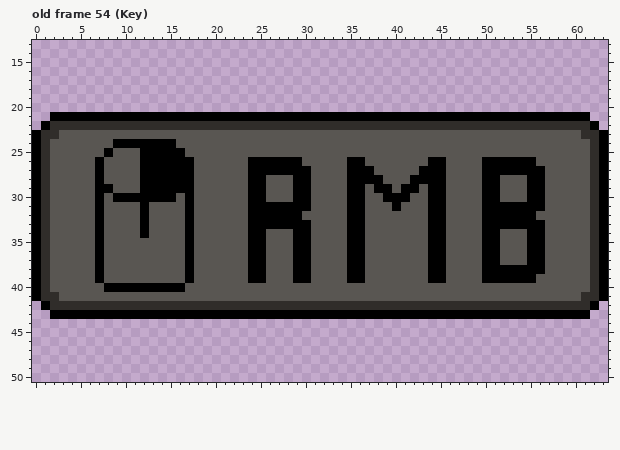
File history of a pixel-art file, 2D Asset.aseprite. Above is the file before it was changed.
64x64 pixels, 64 frames. Pixels under 10% opacity are left out. Colours within 5 levels of each other are drawn and written as one. Shown: old frame 54 (Key): x 0..63, y 13..50. The commit also changed other frames, which this record leaves out.
The same view after the edit:
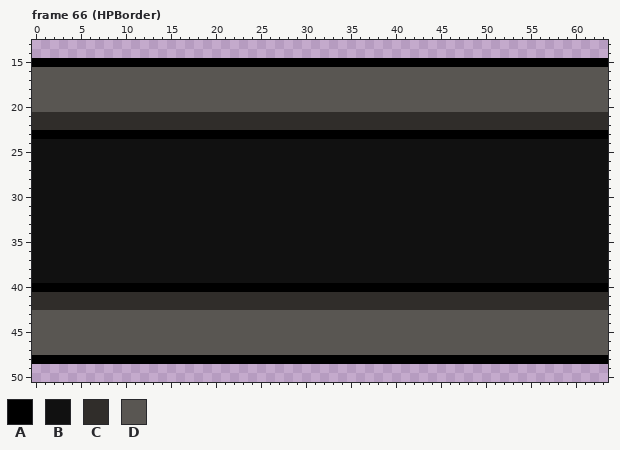
Palette (. is transparent): A #000000  B #111111  C #302d2a  D #595652
A new or re-ordered frame is compared with the old frame closest to it.
What changed:
frames 64 -> 72
layer "HPUI" added
Changed rows in their new state; - is an unchanged pixel.
Frame 66 (HPBorder) is new; against old frame 54 (Key), layer "HPUI":
first column x 0:
15 AAAAAAAAAAAAAAAAAAAAAAAAAAAAAAAAAAAAAAAAAAAAAAAAAAAAAAAAAAAAAAAA
16 DDDDDDDDDDDDDDDDDDDDDDDDDDDDDDDDDDDDDDDDDDDDDDDDDDDDDDDDDDDDDDDD
17 DDDDDDDDDDDDDDDDDDDDDDDDDDDDDDDDDDDDDDDDDDDDDDDDDDDDDDDDDDDDDDDD
18 DDDDDDDDDDDDDDDDDDDDDDDDDDDDDDDDDDDDDDDDDDDDDDDDDDDDDDDDDDDDDDDD
19 DDDDDDDDDDDDDDDDDDDDDDDDDDDDDDDDDDDDDDDDDDDDDDDDDDDDDDDDDDDDDDDD
20 DDDDDDDDDDDDDDDDDDDDDDDDDDDDDDDDDDDDDDDDDDDDDDDDDDDDDDDDDDDDDDDD
21 CCCCCCCCCCCCCCCCCCCCCCCCCCCCCCCCCCCCCCCCCCCCCCCCCCCCCCCCCCCCCCCC
22 CC------------------------------------------------------------CC
23 -AAAAAAAAAAAAAAAAAAAAAAAAAAAAAAAAAAAAAAAAAAAAAAAAAAAAAAAAAAAAAA-
24 BBBBBBBBBBBBBBBBBBBBBBBBBBBBBBBBBBBBBBBBBBBBBBBBBBBBBBBBBBBBBBBB
25 BBBBBBBBBBBBBBBBBBBBBBBBBBBBBBBBBBBBBBBBBBBBBBBBBBBBBBBBBBBBBBBB
26 BBBBBBBBBBBBBBBBBBBBBBBBBBBBBBBBBBBBBBBBBBBBBBBBBBBBBBBBBBBBBBBB
27 BBBBBBBBBBBBBBBBBBBBBBBBBBBBBBBBBBBBBBBBBBBBBBBBBBBBBBBBBBBBBBBB
28 BBBBBBBBBBBBBBBBBBBBBBBBBBBBBBBBBBBBBBBBBBBBBBBBBBBBBBBBBBBBBBBB
29 BBBBBBBBBBBBBBBBBBBBBBBBBBBBBBBBBBBBBBBBBBBBBBBBBBBBBBBBBBBBBBBB
30 BBBBBBBBBBBBBBBBBBBBBBBBBBBBBBBBBBBBBBBBBBBBBBBBBBBBBBBBBBBBBBBB
31 BBBBBBBBBBBBBBBBBBBBBBBBBBBBBBBBBBBBBBBBBBBBBBBBBBBBBBBBBBBBBBBB
32 BBBBBBBBBBBBBBBBBBBBBBBBBBBBBBBBBBBBBBBBBBBBBBBBBBBBBBBBBBBBBBBB
33 BBBBBBBBBBBBBBBBBBBBBBBBBBBBBBBBBBBBBBBBBBBBBBBBBBBBBBBBBBBBBBBB
34 BBBBBBBBBBBBBBBBBBBBBBBBBBBBBBBBBBBBBBBBBBBBBBBBBBBBBBBBBBBBBBBB
35 BBBBBBBBBBBBBBBBBBBBBBBBBBBBBBBBBBBBBBBBBBBBBBBBBBBBBBBBBBBBBBBB
36 BBBBBBBBBBBBBBBBBBBBBBBBBBBBBBBBBBBBBBBBBBBBBBBBBBBBBBBBBBBBBBBB
37 BBBBBBBBBBBBBBBBBBBBBBBBBBBBBBBBBBBBBBBBBBBBBBBBBBBBBBBBBBBBBBBB
38 BBBBBBBBBBBBBBBBBBBBBBBBBBBBBBBBBBBBBBBBBBBBBBBBBBBBBBBBBBBBBBBB
39 BBBBBBBBBBBBBBBBBBBBBBBBBBBBBBBBBBBBBBBBBBBBBBBBBBBBBBBBBBBBBBBB
40 -AAAAAAA---------AAAAAAAAAAAAAAAAAAAAAAAAAAAAAAAAAAAAAAAAAAAAAA-
41 C--CCCCCCCCCCCCCCCCCCCCCCCCCCCCCCCCCCCCCCCCCCCCCCCCCCCCCCCCCC--C
42 CC------------------------------------------------------------CC
43 DDDDDDDDDDDDDDDDDDDDDDDDDDDDDDDDDDDDDDDDDDDDDDDDDDDDDDDDDDDDDDDD
44 DDDDDDDDDDDDDDDDDDDDDDDDDDDDDDDDDDDDDDDDDDDDDDDDDDDDDDDDDDDDDDDD
45 DDDDDDDDDDDDDDDDDDDDDDDDDDDDDDDDDDDDDDDDDDDDDDDDDDDDDDDDDDDDDDDD
46 DDDDDDDDDDDDDDDDDDDDDDDDDDDDDDDDDDDDDDDDDDDDDDDDDDDDDDDDDDDDDDDD
47 DDDDDDDDDDDDDDDDDDDDDDDDDDDDDDDDDDDDDDDDDDDDDDDDDDDDDDDDDDDDDDDD
48 AAAAAAAAAAAAAAAAAAAAAAAAAAAAAAAAAAAAAAAAAAAAAAAAAAAAAAAAAAAAAAAA
